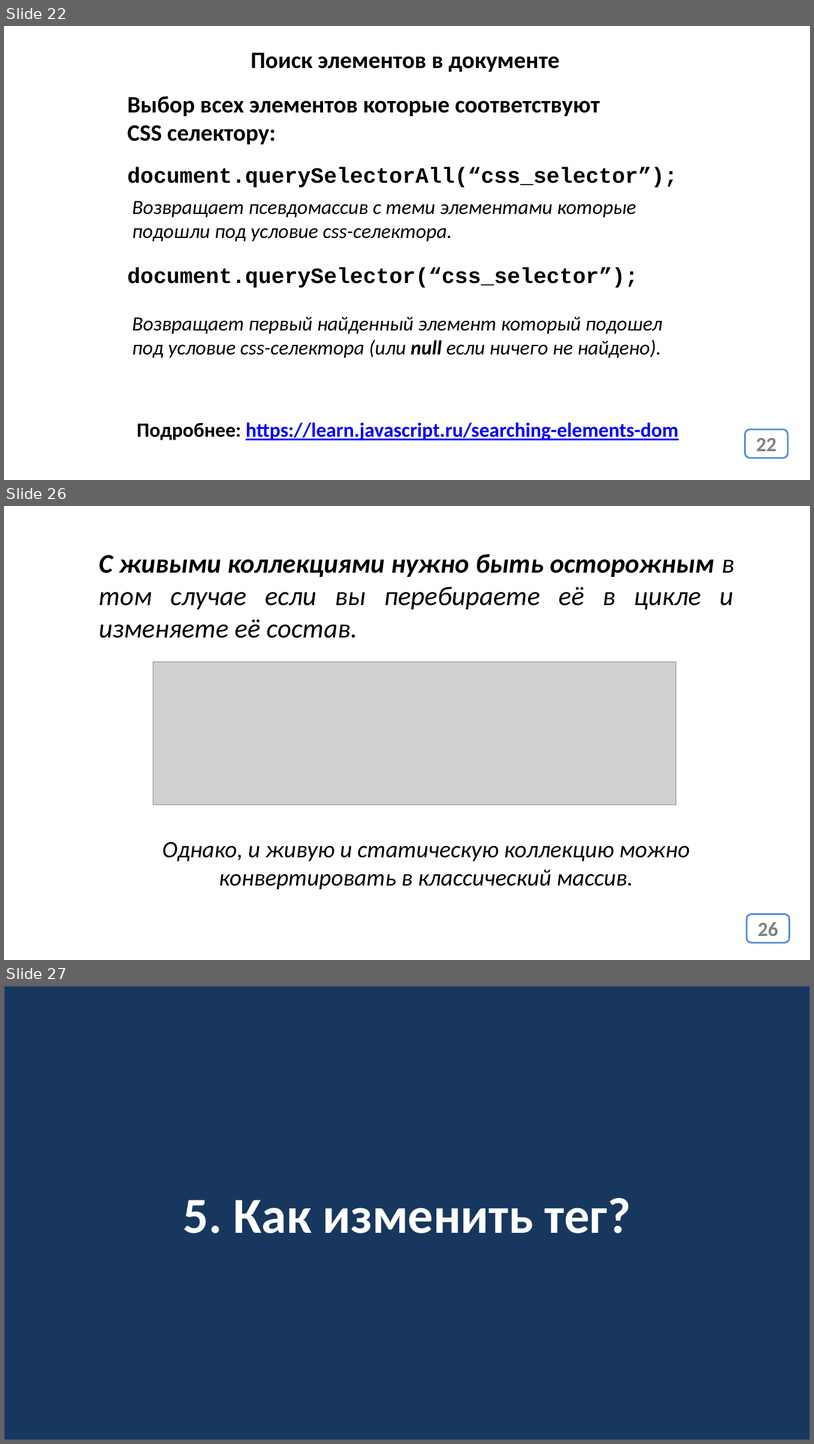
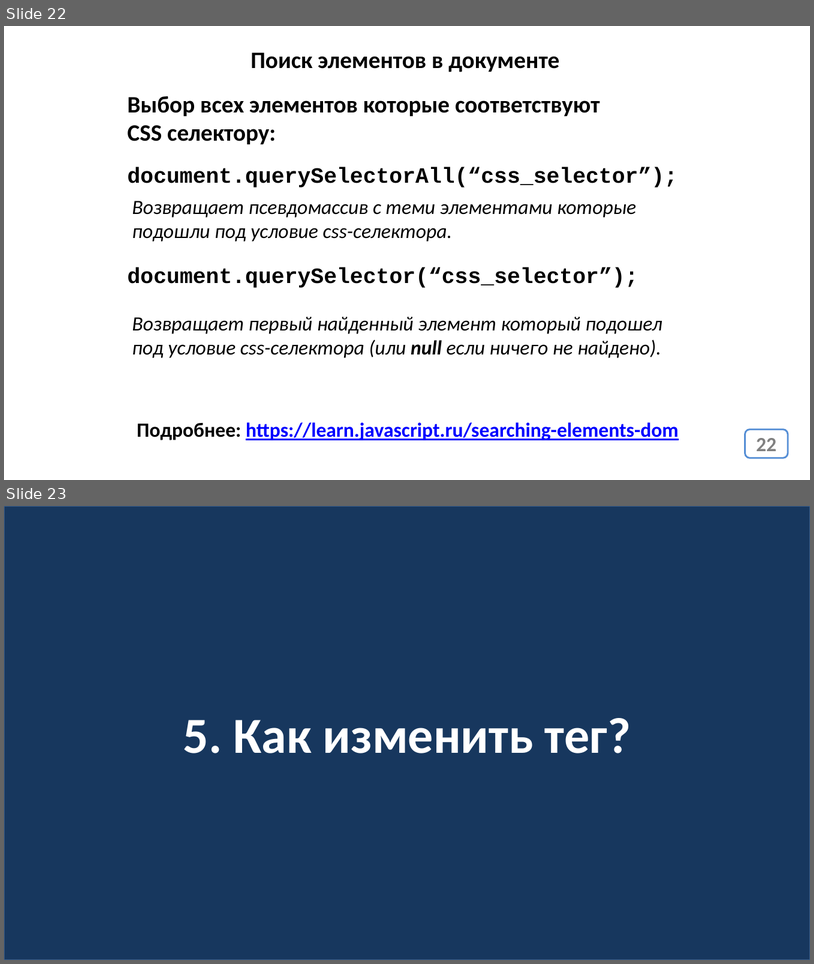
Before and after one commit to js-13-ort-dnipro/lesson04, a slide deck: lesson04.pptx. Shown one above the other, each under a label of ours: slides 22, 26 and 27 before the commit, slides 22 and 23 after it; the slides between them are not shown. The pictures are 814x1444 and 814x964 pixels, drawn with LibreOffice and Linux fonts; fonts in the diff are those of the drawing; grey boxes stand for pictures. Boxes give left, top, right and bottom in pixels: in the first picture for what was removed or moved away, otherwise in the second. Text is boxed around its words. In the diff, an @@ line names an element or a change of style, - is before the commit and + after.

```diff
--- a/lesson04.pptx
+++ b/lesson04.pptx
@@ slide 26 removed at [4,506,810,960], background #FFFFFF @@
@@ text removed at [99,554,734,638] @@
-С живыми коллекциями нужно быть осторожным в том случае если вы перебираете её в цикле и изменяете её состав.
@@ picture removed at [153,662,677,804] @@
@@ text removed at [162,841,690,889] @@
-Однако, и живую и статическую коллекцию можно конвертировать в классический массив.
@@ page number removed at [747,914,790,942] @@
-26
@@ what was slide 27 is now slide 23 @@
```
Also in this commit, not shown: 3 other slides removed, 1 other file.
